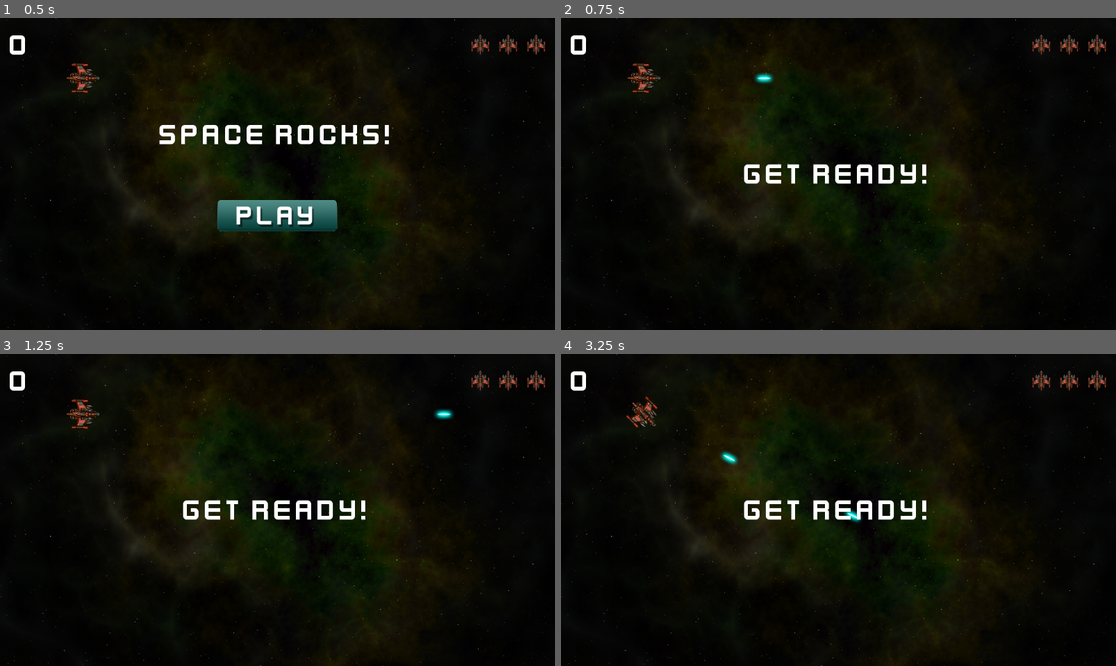
Above: before the commit, frames 1-4 (two rows, left to right).
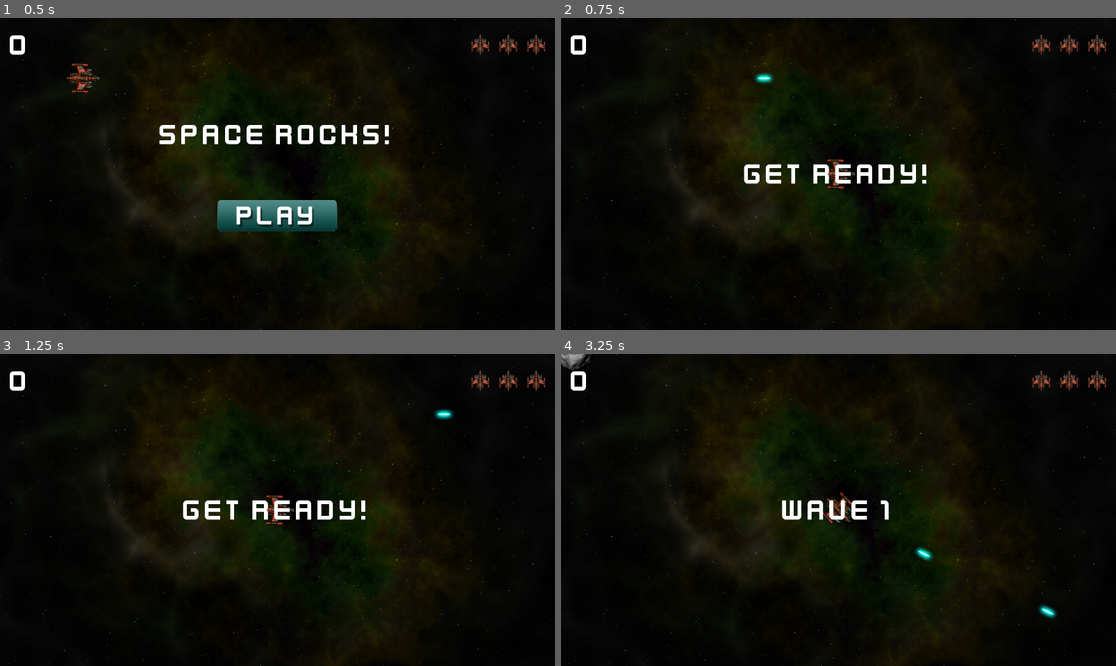
Above: after the commit, the same moments.

Repository: SeanCampbell255/Space-Rocks
Game: Godot game, scene res://scenes/main.tscn
Same seed, same stepped clock (60 frames per second), same inputs: the game is played once before the commit and once after it.
Inputs (mouse positions are in pixels of both pictures, inside the frame that each line leads up to):
- Up to frame 1 (0.5 s): no input
- Up to frame 2 (0.75 s): click (838, 214) at 0.5 s
- Up to frame 3 (1.25 s): no input
- Up to frame 4 (3.25 s): hold D (rotate_right) 1.28-2.03 s; hold Space (shoot) 1.28-2.03 s; hold A (rotate_left) 2.03-2.78 s; tap Space (shoot) at 2.1 s; hold D (rotate_right) from 2.78 s (still down); hold Space (shoot) from 2.78 s (still down)

Frame 1 is identical in both runs. In frame 2, 0.4% of the frame differs, in the area x 12-53%, y 14-55%; in frame 3, 0.4%; in frame 4, 2.1%, in the area x 0-90%, y 0-85%.
Error before the commit: Invalid call. Nonexistent function 'reset' in base 'RigidBody2D (player.gd)'. (res://scripts/main.gd:31)

Commit message:
Linking HUD
Linking up signals and code to the HUD elements

Diff:
--- a/scenes/main.tscn
+++ b/scenes/main.tscn
@@ -31,4 +31,5 @@
 
 [node name="HUD" parent="." instance=ExtResource("5_xcgaa")]
 
+[connection signal="lives_changed" from="Player" to="HUD" method="update_lives"]
 [connection signal="start_game" from="HUD" to="." method="new_game"]
--- a/scripts/player.gd
+++ b/scripts/player.gd
@@ -1,4 +1,7 @@
 extends RigidBody2D
+
+signal dead
+signal lives_changed
 
 enum {INIT, ALIVE, INVULNERABLE, DEAD}
 
@@ -8,6 +11,8 @@
 @export var spin_power = 8000
 
 var can_shoot = true
+var lives = 0: set = set_lives
+var reset_pos = false
 var rotation_dir = 0
 var screensize = Vector2.ZERO
 var state = INIT
@@ -19,6 +24,10 @@
 	xform.origin.x = wrapf(xform.origin.x, 0 - wrap_offset, screensize.x + wrap_offset)
 	xform.origin.y = wrapf(xform.origin.y, 0 - wrap_offset, screensize.y + wrap_offset)
 	physics_state.transform = xform
+
+	if reset_pos:
+		physics_state.transform.origin = screensize / 2
+		reset_pos = false
 
 func _physics_process(_delta):
 	constant_force = thrust
@@ -57,6 +66,20 @@
 	if Input.is_action_pressed("shoot") and can_shoot:
 		shoot()
 
+func reset():
+	reset_pos = true
+	$Sprite2D.show()
+	lives = 3
+	change_state(ALIVE)
+
+func set_lives(value):
+	lives = value
+	lives_changed.emit(lives)
+	if lives <= 0:
+		change_state(DEAD)
+	else:
+		change_state(INVULNERABLE)
+
 ## Creates bullet; movement, deletion, collision handled by its scene
 func shoot():
 	if state == INVULNERABLE:
